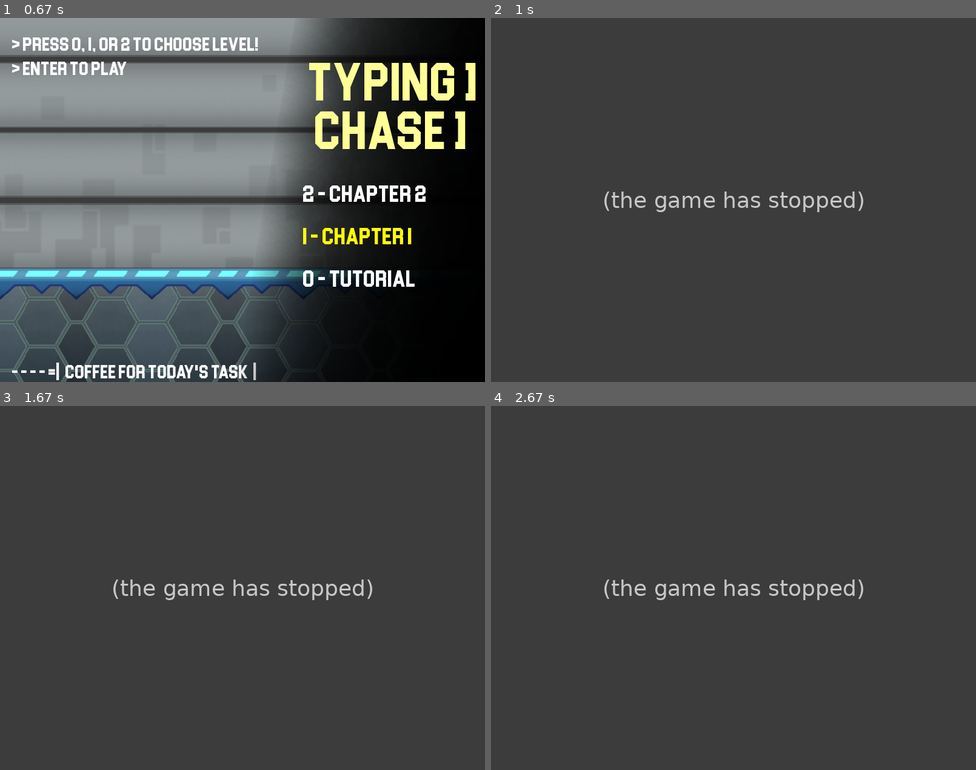
Above: before the commit, frames 1-4 (two rows, left to right).
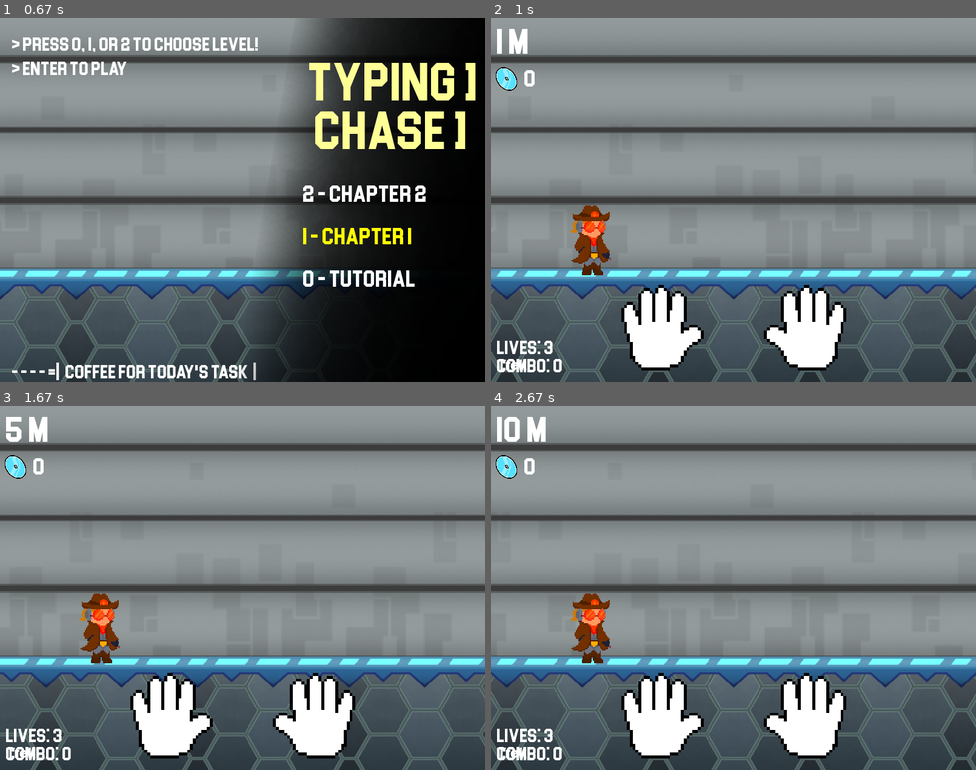
Above: after the commit, the same moments.

Repository: ArthurMarshallCavalcanteRezende/typing-chase_pygame
Game: pygame game, started from main.py
Two runs of this game, one before a commit and one after it. Both use one fixed random seed, a clock stepped at 60 frames per second and the inputs below.
Inputs:
- Up to frame 1 (0.67 s): tap 1 at 0.33 s
- Up to frame 2 (1 s): tap Enter at 0.67 s
- Up to frame 3 (1.67 s): no input
- Up to frame 4 (2.67 s): no input

Frame 1 is identical in both runs. In frame 2, 89% of the frame differs, in the area x 0-100%, y 0-100%; in frame 3, 88%; in frame 4, 89%.
Before the commit the program exited at 0.67 s; later frames show no game.

Commit message:
CSV reader, enemy logic and player position added.

Diff:
--- /dev/null
+++ b/all_words/words_test.txt
@@ -0,0 +1,571 @@
+Abacus
+Abyss
+Acorn
+Admire
+Adventure
+Alabaster
+Alarm
+Alchemist
+Aloe
+Alpaca
+Ambition
+Anchor
+Angel
+Anger
+Animal
+Anomaly
+Ant
+Apartment
+Ape
+Apple
+Apricot
+Aquarium
+Archery
+Arena
+Arrow
+Artichoke
+Artist
+Aspire
+Asteroid
+Astonish
+Atlas
+Attic
+August
+Aurora
+Avenue
+Avocado
+Awake
+Axe
+Azure
+Bachelor
+Badger
+Bagpipe
+Baker
+Balcony
+Ballad
+Bamboo
+Banana
+Bandage
+Bandit
+Banker
+Banner
+Barbecue
+Baron
+Barrel
+Baseball
+Basket
+Bath
+Battery
+Beach
+Beacon
+Bean
+Bear
+Beast
+Beauty
+Bee
+Bell
+Belt
+Bench
+Beverage
+Big
+Bill
+Binoculars
+Bird
+Biscuit
+Bison
+Blade
+Blanket
+Blaze
+Blender
+Blessing
+Bliss
+Bloom
+Blossom
+Blunder
+Boat
+Bolt
+Bonfire
+Book
+Boom
+Border
+Botany
+Boulder
+Bowl
+Bowtie
+Brave
+Breeze
+Brick
+Bridge
+Brief
+Bright
+Brilliance
+Bristle
+Brook
+Broom
+Brother
+Bubble
+Bucket
+Buddy
+Buffalo
+Bugle
+Bulb
+Bulldog
+Bullet
+Bundle
+Bunker
+Burrow
+Bushel
+Butter
+Button
+Buzz
+Cabbage
+Cabin
+Cactus
+Cage
+Cake
+Camel
+Campfire
+Canal
+Candle
+Candy
+Canvas
+Cap
+Captain
+Caravan
+Cardinal
+Carnival
+Carpet
+Cart
+Castle
+Catfish
+Cave
+Ceiling
+Cellar
+Cereal
+Chalk
+Champion
+Chandelier
+Change
+Charger
+Cheek
+Cheer
+Cherry
+Chestnut
+Chili
+Chime
+Chisel
+Chivalry
+Chocolate
+Chord
+Cider
+Cinema
+Circuit
+City
+Clamp
+Clarity
+Clay
+Cleat
+Clock
+Cloud
+Clue
+Cluster
+Cobalt
+Cobblestone
+Cobra
+Cocoon
+Coconut
+Code
+Coffee
+Coin
+Color
+Comedy
+Comet
+Compass
+Conch
+Cone
+Connection
+Courage
+Courtyard
+Cowboy
+Cradle
+Craft
+Crater
+Creek
+Cricket
+Crisp
+Crocodile
+Croquet
+Crossbow
+Crowd
+Crust
+Crystal
+Cucumber
+Cupboard
+Curtain
+Cyclone
+Daisy
+Dance
+Dawn
+Daydream
+Deer
+Desert
+Detective
+Diamond
+Dingo
+Dinosaur
+Diver
+Dock
+Doe
+Dolphin
+Donut
+Door
+Dot
+Dragon
+Dream
+Drift
+Drizzle
+Dune
+Dungeon
+Dust
+Eagle
+Echo
+Eclipse
+Elder
+Elephant
+Elevator
+Elf
+Ember
+Emotion
+Endeavor
+Engine
+Envelope
+Epic
+Equator
+Eskimo
+Ether
+Eucalyptus
+Eulogy
+Evening
+Evergreen
+Excitement
+Expanse
+Explorer
+Express
+Fairy
+Falcon
+Fame
+Feather
+Festival
+Fiddle
+Field
+Figure
+Film
+Finch
+Fire
+Firefly
+Fishing
+Flame
+Flannel
+Flask
+Flute
+Foam
+Fog
+Footprint
+Forest
+Fort
+Fortress
+Fountain
+Fox
+Freedom
+Friend
+Frost
+Fruit
+Fury
+Galaxy
+Garden
+Gargoyle
+Garland
+Gasp
+Gazebo
+Gemstone
+Gentle
+Giant
+Ginger
+Glacier
+Glance
+Glow
+Goldfish
+Gondola
+Goodbye
+Gown
+Grail
+Grain
+Grape
+Grassland
+Green
+Grizzly
+Groove
+Groundhog
+Growth
+Guard
+Gull
+Gumdrop
+Hammer
+Hammock
+Harmony
+Harvest
+Haven
+Hawk
+Haystack
+Hedgehog
+Helmet
+Hero
+Hibernate
+Hilltop
+Hinge
+Hippie
+Hobby
+Hog
+Horizon
+Horse
+Hummingbird
+Hut
+Icicle
+Image
+Indigo
+Infinity
+Ink
+Insect
+Island
+Ivory
+Jacket
+Jasmine
+Jaw
+Jazz
+Jelly
+Jester
+Jewel
+Journey
+Jovial
+Joy
+Jungle
+Kangaroo
+Keystone
+Kettle
+Kite
+Knight
+Ladder
+Lagoon
+Lair
+Lake
+Lantern
+Lavender
+Leaf
+Legend
+Lighthouse
+Lilac
+Lime
+Lion
+Locket
+Loft
+Lumber
+Lunar
+Lyric
+Macaw
+Mammoth
+Maple
+Marble
+Mare
+Market
+Marvel
+Mason
+Meadow
+Melody
+Mesa
+Meteor
+Mint
+Mirage
+Mist
+Mole
+Moss
+Mountain
+Mug
+Mural
+Museum
+Mystery
+Nectar
+Nest
+Newspaper
+Noble
+Nocturnal
+Novel
+Nutmeg
+Oak
+Ocean
+Olive
+Omen
+Onyx
+Orbit
+Orchid
+Outpost
+Overcoat
+Owl
+Paintbrush
+Panda
+Paradise
+Parasol
+Parrot
+Passion
+Pathway
+Peach
+Pebble
+Pelican
+Penguin
+Petal
+Pheasant
+Phoenix
+Piano
+Picnic
+Picture
+Pine
+Pirate
+Planet
+Plank
+Plume
+Pond
+Popcorn
+Port
+Potion
+Prairie
+Prelude
+Prowl
+Pumpkin
+Puppet
+Puzzle
+Quail
+Quartz
+Quest
+Quilt
+Rabbit
+Raccoon
+Radar
+Raft
+Rainbow
+Ranger
+Raven
+Realm
+Reaper
+Reef
+Refuge
+Regal
+Remedy
+Rescue
+Retreat
+Revel
+Ridge
+River
+Roam
+Robin
+Rock
+Rose
+Rover
+Rustic
+Saddle
+Saga
+Salmon
+Sanctuary
+Sapphire
+Savanna
+Scarab
+Scenery
+Scout
+Scroll
+Seaweed
+Serenade
+Shade
+Shadow
+Shamrock
+Shield
+Shore
+Signal
+Silhouette
+Siren
+Skyline
+Slate
+Snow
+Snowfall
+Solstice
+Spark
+Sparrow
+Speck
+Sphere
+Spike
+Spirit
+Spray
+Spruce
+Squall
+Starlight
+Steed
+Stone
+Storm
+Stream
+Sugar
+Summit
+Sunset
+Surge
+Swallow
+Sweater
+Swirl
+Symphony
+Tale
+Talon
+Tangle
+Tea
+Temple
+Thicket
+Thunder
+Tiger
+Timber
+Tomb
+Topaz
+Torch
+Tower
+Tranquil
+Treasure
+Trek
+Triangle
+Trident
+Trophy
+Tropic
+Tulip
+Tunnel
+Turtle
+Twilight
+Universe
+Valley
+Vapor
+Vase
+Violet
+Vista
+Vulture
+Wagon
+Warrior
+Wave
+Weather
+Whale
+Whisper
+Wildflower
+Willow
+Windmill
+Winter
+Wizard
+Wonder
+Woodland
+Wren
+Zeal
+Zenith
+Zebra
+Zephyr
+Zest
+Zone
+Zoo
--- a/game_data.py
+++ b/game_data.py
@@ -167,14 +167,11 @@
     # Musics
     game.menu_music = pygame.mixer.Sound('./game_assets/music/Jesse James.mp3')
     game.menu_music.set_volume(0.5)
-    game.lvl0_music = pygame.mixer.Sound('./game_assets/music/lvl0.mp3')
-    game.lvl0_music.set_volume(0.5)
+    game.lvl0_music = pygame.mixer.music.load('./game_assets/music/level0.mp3')
     game.lvl1_music = pygame.mixer.Sound('./game_assets/music/level1.mp3')
-    game.lvl1_music.set_volume(0.5)
     game.menace_music = pygame.mixer.Sound('./game_assets/music/The Ring - Klonoa.mp3')
     game.menace_music.set_volume(0.5)
     game.lvl2_music = pygame.mixer.Sound('./game_assets/music/level2.mp3')
-    game.lvl2_music.set_volume(0.5)
 
     # ZH4R0V Dubs
     game.zharov_speech1 = pygame.mixer.Sound('./game_assets/stages/2/zharov_speech1.mp3')
--- a/modules/levels.py
+++ b/modules/levels.py
@@ -1,5 +1,21 @@
 import pygame
+import csv
+import random
 from modules import background as bg
+
+pygame.mixer.init()
+
+menu_music = './game_assets/music/Jesse James.mp3'
+lvl0_music = './game_assets/music/level0.mp3'
+lvl1_music = './game_assets/music/level1.mp3'
+menace_music = './game_assets/music/The Ring - Klonoa.mp3'
+lvl2_music = './game_assets/music/level2.mp3'
+
+def load_random_word(file_path):
+    with open(file_path, 'r') as file:
+        reader = csv.reader(file)
+        words = [row[0] for row in reader]
+    return random.choice(words)
 
 def level_config(game, level):
     level.assets = f"./game_assets/stages/{level.stage}"
@@ -76,6 +92,9 @@
         self.fl_pos = 0
         self.fn_pos = 0
 
+        self.target_word = load_random_word('C:/typing-chase_pygame/all_words/words_test.txt')
+        self.remaining_word = self.target_word
+
         level_config(game, self)
 
         new_floor_pos = (0, self.floor_y)
@@ -103,6 +122,15 @@
     def run(self, game):
         current_time = pygame.time.get_ticks()
         player_action = None
+        if self.stage == 0:
+            pygame.mixer.music.load(lvl0_music)
+            pygame.mixer.music.play(-1)
+        elif self.stage == 1:
+            pygame.mixer.music.load(lvl1_music)
+            pygame.mixer.music.play(-1)
+        elif self.stage == 2:
+            pygame.mixer.music.load(lvl2_music)
+            pygame.mixer.music.play(-1)
 
         # Handling all pygame events, including keys pressed
         for event in pygame.event.get():
@@ -186,7 +214,9 @@
 
         game.left_hand.draw(game.screen)
         game.right_hand.draw(game.screen)
-        game.player.draw(game.screen)
+
+        if game.level.stage < 2:
+            game.player.draw(game.screen)
 
         # Setting user interface
         distance_text = game.large_font.render(f'{game.player.distance} m', True, game.COLORS.white)
@@ -205,6 +235,15 @@
             game.screen.blit(game.score_image, (5, 80))
         game.screen.blit(lives_text, (10, game.SCREEN_HEIGHT - 80))
         game.screen.blit(combo_text, (10, game.SCREEN_HEIGHT - 50))
+
+        if game.level.stage == 2:
+            bullet_train = pygame.image.load(f"./game_assets/stages/2/bullet_train.png").convert_alpha()
+            bullet_train_rect = bullet_train.get_rect()
+            bullet_train = pygame.transform.scale(bullet_train, (750, 450))
+            bullet_train_rect.center = (game.SCREEN_WIDTH // 2, game.SCREEN_HEIGHT // 1.5)
+            game.screen.blit(bullet_train, bullet_train_rect)
+            # Player position
+            game.player.draw_2(game.screen)
 
     def game_over(self, game):
         # Game Over
--- a/modules/player.py
+++ b/modules/player.py
@@ -152,3 +152,14 @@
                     self.rect.y + sprite['offset_y'],
                     IMG_SIZE, IMG_SIZE)
                 screen.blit(sprite['image'], new_rect)
+
+    def draw_2(self, screen):
+        for sprite in self.sprite_list:
+            if sprite['visible']:
+                new_rect = pygame.Rect(
+                    self.rect.x + 50,
+                    self.rect.y - 150,
+                    IMG_SIZE, IMG_SIZE)
+
+                # Desenhe o sprite na nova posição
+                screen.blit(sprite['image'], new_rect)
Renamed: words/words -> all_words/words
